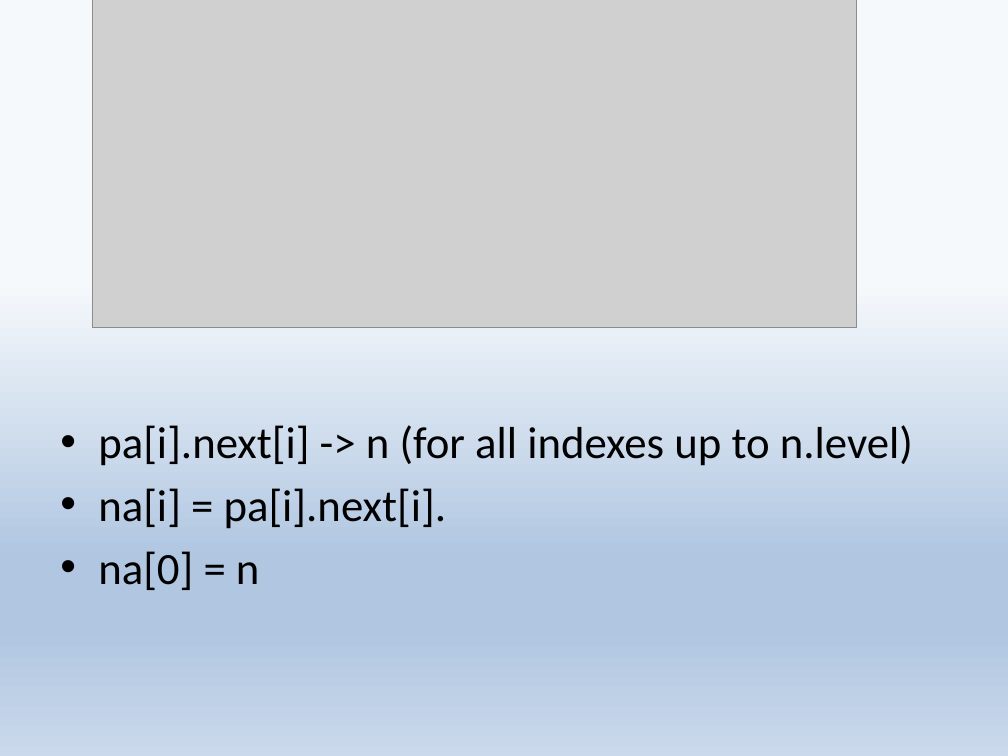
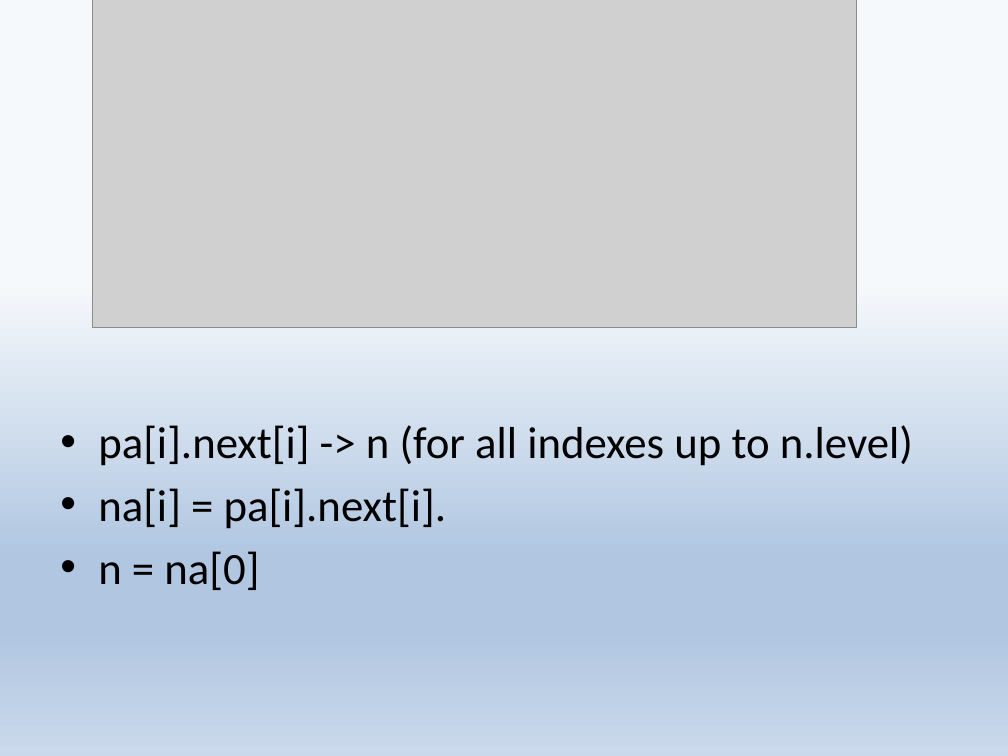
Before and after one commit to shaypele/LeapList, a slide deck: slide 6 of Leaplist.pptx. Drawn at 1008x756 pixels with LibreOffice and Linux fonts; fonts in the diff are those of the drawing; grey boxes stand for pictures. Boxes give left, top, right and bottom in pixels: in the first picture for what was removed or moved away, otherwise in the second. Text is boxed around its words. In the diff, an @@ line names an element or a change of style, - is before the commit and + after.

```diff
--- a/Leaplist.pptx
+++ b/Leaplist.pptx
@@ text at (98,551,259,590): text changed @@
-• na[0] = n
+• n = na[0]
```
Also in this commit, not shown: 3 other slides changed, 3 slides added, 3 other files.
